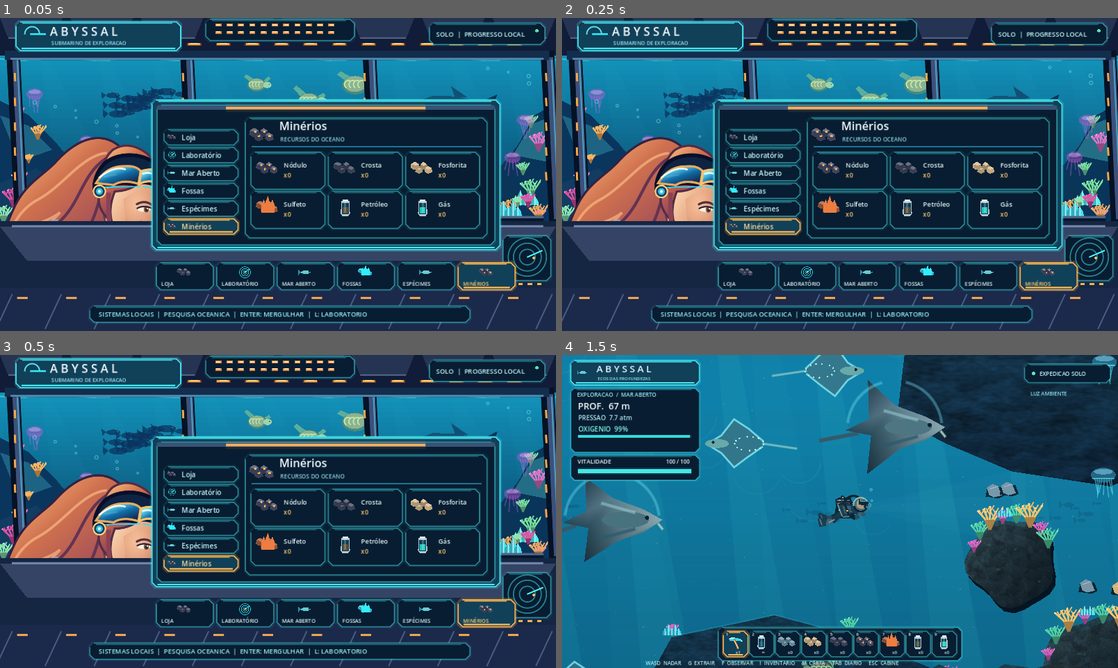
Above: before the commit, frames 1-4 (two rows, left to right).
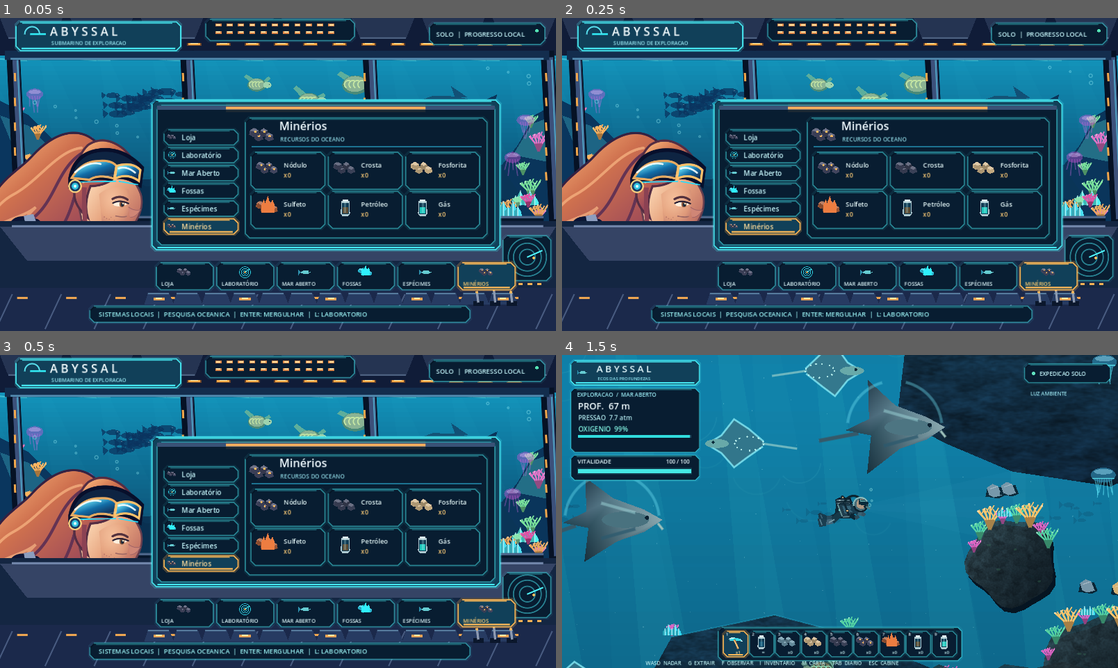
Above: after the commit, the same moments.

Repository: Esaneto/Abyssal
Game: Godot game, scene res://scenes/main.tscn
Two runs of this game, one before a commit and one after it. Both use one fixed random seed, a clock stepped at 60 frames per second and the inputs below.
Inputs (mouse positions are in pixels of both pictures, inside the frame that each line leads up to):
- Up to frame 1 (0.05 s): no input
- Up to frame 2 (0.25 s): no input
- Up to frame 3 (0.5 s): no input
- Up to frame 4 (1.5 s): tap Enter at 0.5 s; move the mouse to (962, 495) at 0.52 s; hold D (move_right) 0.53-1.25 s; hold G (extract) 0.53-1.25 s; click (962, 495) at 0.67 s; tap Space at 0.77, 1.07 s; drag from (728, 527) to (812, 574) at 1.27 s

The runs differ from the first frame. In frame 1, 5.5% of the frame differs, in the area x 0-93%, y 36-92%; in frame 2, 5.5%; in frame 3, 5.5%; in frame 4, nothing differs.

Commit message:
art(godot): move vector navigator into left bridge seat and detail control deck

Diff:
--- a/godot-client/scripts/native_cabin_art.gd
+++ b/godot-client/scripts/native_cabin_art.gd
@@ -183,7 +183,7 @@
 	# Standalone illustrated and scalable character sprite, not a pasted menu screenshot.
 	# Its upper body subtly breathes while the underwater backdrop animates separately.
 	var breathe := sin(t*1.11)*1.6
-	c.draw_texture_rect(NAVIGATOR,Rect2(-6,181+breathe,449,579),false)
+	c.draw_texture_rect(NAVIGATOR,Rect2(-62,169+breathe,449,579),false)
 	# A tiny independent specular highlight animates on the visor.
 	var shine := Vector2(239.0+sin(t*0.62)*7.0,365.0+breathe)
 	c.draw_line(shine,shine+Vector2(29,-5),Color(0.84,1,1,0.12+0.07*sin(t*0.85)),2.4,true)
@@ -198,6 +198,21 @@
 		var xx := 28.0+float(k)*113.0
 		c.draw_line(Vector2(xx,636),Vector2(xx-37,715),Color("#485b80"),2,true)
 		c.draw_line(Vector2(xx+12,644),Vector2(xx+35,644),Color("#eea651"),4,true)
+	# Segmented control gaskets and luminous hardware make the deck dimensional.
+	for i in range(13):
+		var x := 341.0+float(i)*66.0
+		UI.poly(c,[Vector2(x,633),Vector2(x+49,633),Vector2(x+59,659),
+			Vector2(x-9,659)],Color("#273b62"))
+		c.draw_line(Vector2(x,634),Vector2(x+47,634),Color("#5e84a6"),1.8,true)
+		if i%3==0:
+			c.draw_rect(Rect2(x+12,644,26,6),Color("#e7a255"))
+			c.draw_rect(Rect2(x+18,644,14,2),Color("#fff1aa"))
+	# Three real console toggles are decorative local devices, not fake action buttons.
+	for i in range(3):
+		var x := 1089.0+float(i)*39.0
+		c.draw_rect(Rect2(x,651,24,11),Color("#0b172c"))
+		c.draw_line(Vector2(x+12,654),Vector2(x+9,631-float(i%2)*6),Color("#8d9ab1"),4.0,true)
+		c.draw_circle(Vector2(x+9,631-float(i%2)*6),3.2,Color("#efb560"))
 	# Sonar console at right, visible beside the central interface.
 	UI.panel(c,Rect2(1158,501,110,103))
 	for r in [18.0,32.0,44.0]:
